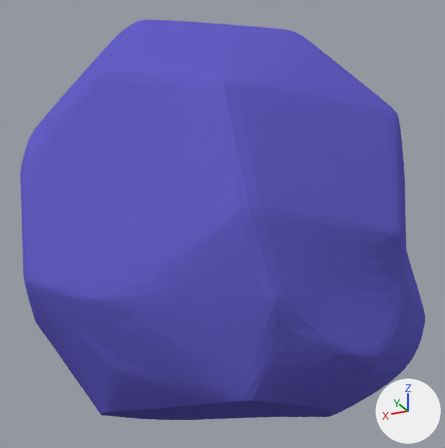
What one commit did to the Blender file Fossil.blend.
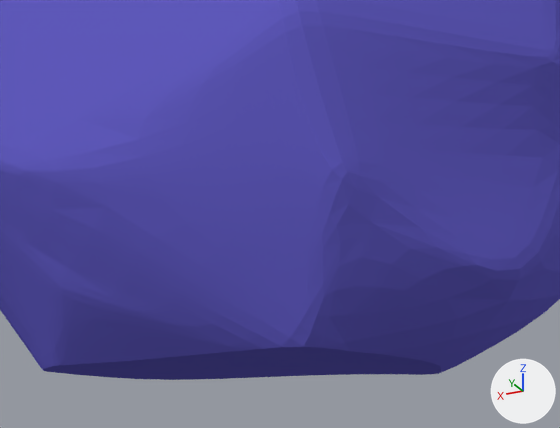
Each version is shown whole from a camera (50 mm lens) standing at (-3.01, 5.8, -0.47) and looking at (-0.16, 0.1, 2.1), then close up on the part from 17% to 90% of the width and 45% to 100% of the height. Arrows for +X, +Y and +Z are at lower right; the lights stay in place.

Objects in the first close-up: 'Rock Smooth'.
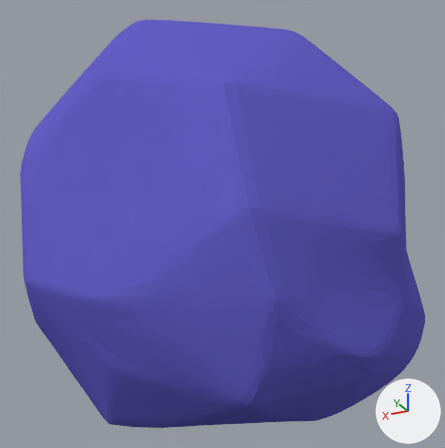
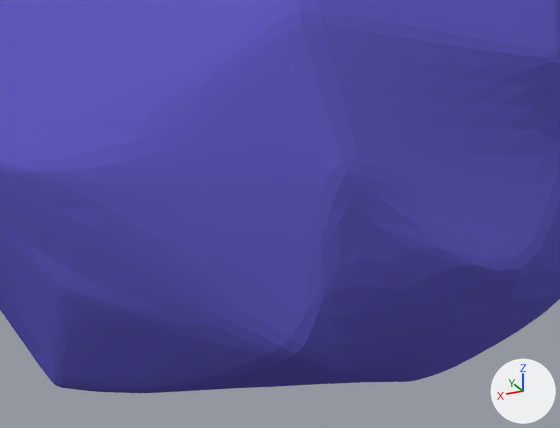
ob_flat_base is not drawn itself; it is used by a modifier of ob_rock, ob_rock_smooth.

Boxes (x1, y1, x2, y2) around the edits, measured in the close-ups (560 x 428 px):
'Rock Smooth', reshaped, modifiers changed: before (0, 0, 560, 380); after (0, 0, 560, 393)

Edits to the bpy script that builds the scene:
```text
Change ob_flat_base:
    ob_flat_base.location: (0.0, 0.0, 0.0667) -> (0.0, 0.0, 0.18)
Change ob_rock_smooth:
    remove _m = ob_rock_smooth.modifiers.new('Boolean.003', 'BOOLEAN')
    remove _m.object = ob_flat_base
    remove _m.solver = 'FLOAT'
```
